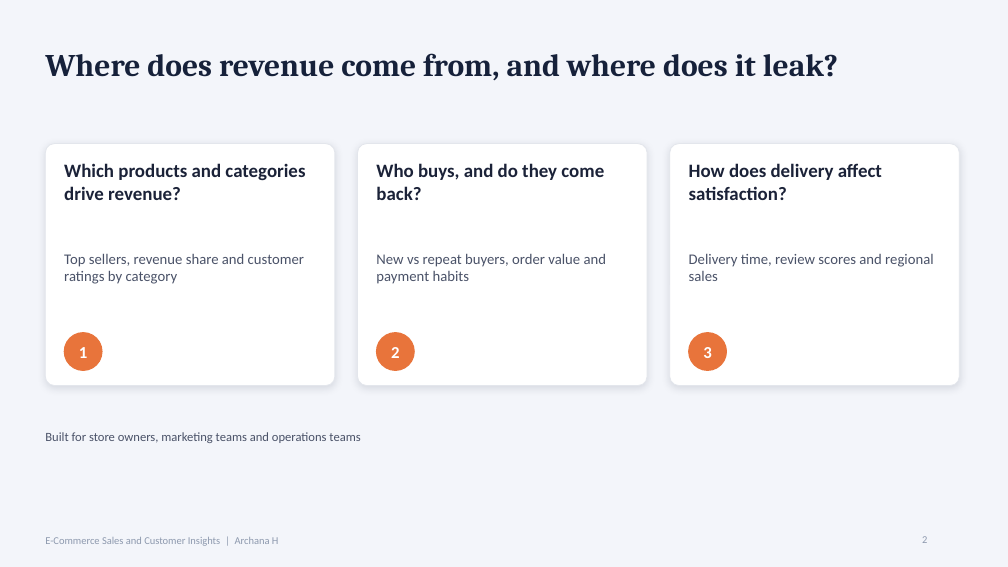
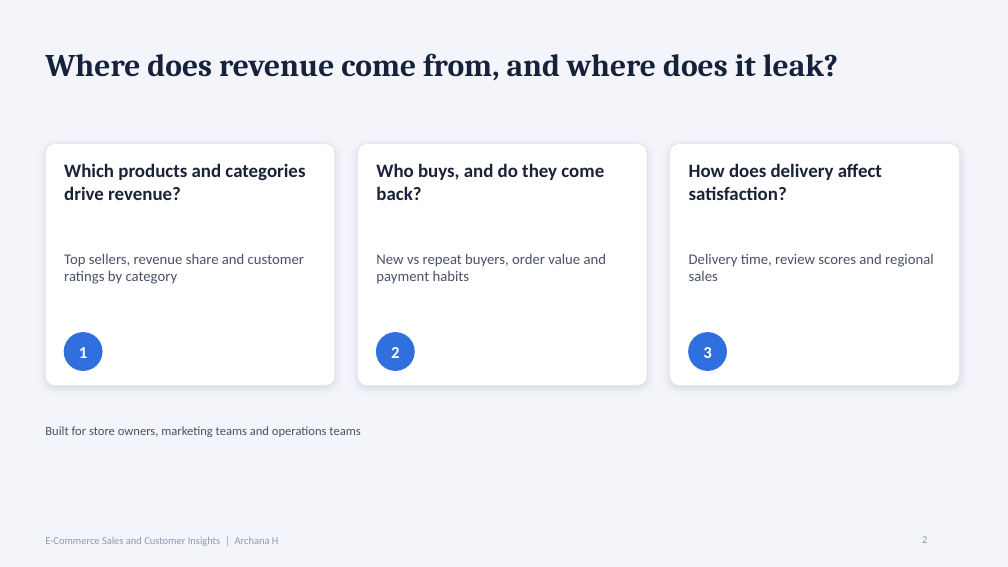
Before and after one commit to archanaarchanah0812-lgtm/ecommerce-sales-customer-insights, a slide deck: slide 2 of E-Commerce_Sales_Customer_Insights.pptx. Drawn at 1008x567 pixels with LibreOffice and Linux fonts; fonts in the diff are those of the drawing. Boxes give left, top, right and bottom in pixels: in the first picture for what was removed or moved away, otherwise in the second. Text is boxed around its words. In the diff, an @@ line names an element or a change of style, - is before the commit and + after.

```diff
--- a/E-Commerce_Sales_Customer_Insights.pptx
+++ b/E-Commerce_Sales_Customer_Insights.pptx
@@ fill #E8743B to #2F6FDE; outline #E8743B 1 pt to #2F6FDE 1 pt in 3 elements at bbox=[64, 333, 102, 371], bbox=[377, 333, 414, 371], bbox=[689, 333, 727, 371] @@
@@ text "Built for store owners, marketing ..." at bbox=[45, 426, 360, 437]: vertical alignment middle to top @@
```
Also in this commit, not shown: 9 other slides changed, 6 slides added, 2 slides removed.
